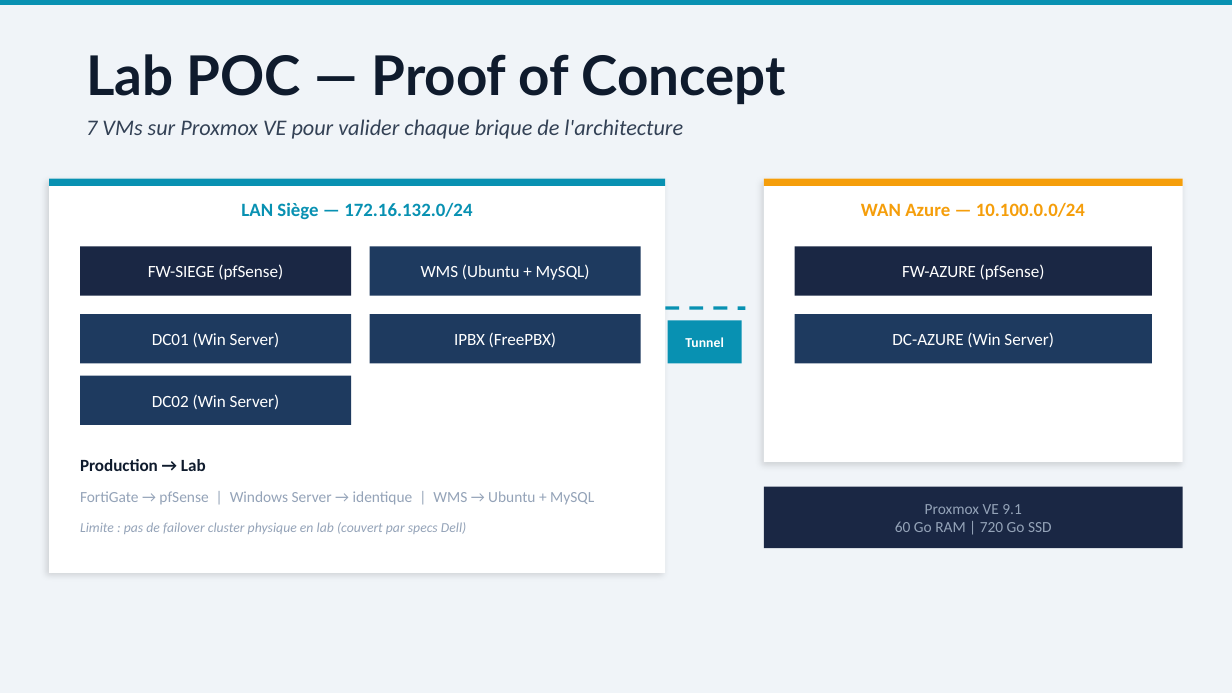
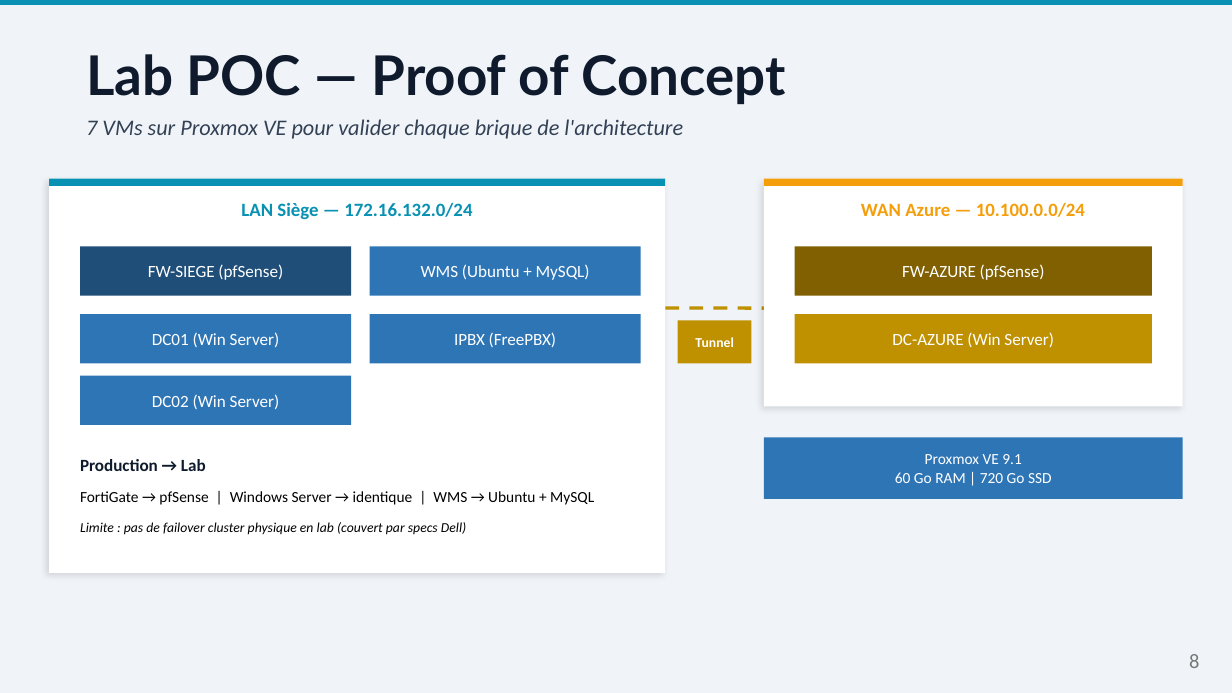
Before and after one commit to AnythingLegalConsidered/MSPR-NordTransit, a slide deck: slide 8 of docs/05-soutenance/MSPR_NordTransit_Presentation.pptx. Drawn at 1232x693 pixels with LibreOffice and Linux fonts; fonts in the diff are those of the drawing. Boxes give left, top, right and bottom in pixels: in the first picture for what was removed or moved away, otherwise in the second. Text is boxed around its words. In the diff, an @@ line names an element or a change of style, - is before the commit and + after.

```diff
--- a/docs/05-soutenance/MSPR_NordTransit_Presentation.pptx
+++ b/docs/05-soutenance/MSPR_NordTransit_Presentation.pptx
@@ rectangle: place and size @@
-rectangle at bbox=[764, 179, 1183, 462]
+rectangle at bbox=[764, 179, 1183, 407]
@@ rectangle at bbox=[80, 246, 351, 296]: fill #1A2744 to #1F4E79 @@
@@ rectangle at bbox=[795, 246, 1152, 296]: fill #1A2744 to #806000 @@
@@ fill #1E3A5F to #2E75B6 in 4 elements at bbox=[80, 314, 351, 363], bbox=[80, 376, 351, 425], bbox=[370, 246, 641, 296], bbox=[370, 314, 641, 363] @@
@@ line moved from (665, 308) - (745, 308) to (665, 308) - (764, 308) @@
@@ line (665, 308) - (764, 308): stroke #0891B2 2 pt dashed to #BF9000 2 pt dashed @@
@@ text "Tunnel": place and size @@
-text "Tunnel" at bbox=[685, 337, 723, 347]
+text "Tunnel" at bbox=[695, 337, 733, 347]
@@ rectangle: place and size @@
-rectangle at bbox=[668, 320, 742, 363]
+rectangle at bbox=[678, 320, 752, 363]
@@ rectangle at bbox=[678, 320, 752, 363]: fill #0891B2 to #BF9000 @@
@@ rectangle at bbox=[795, 314, 1152, 363]: fill #1E3A5F to #BF9000 @@
@@ text "Proxmox VE 9.1": place and size @@
-text "Proxmox VE 9.1" at bbox=[895, 504, 1052, 532]
+text "Proxmox VE 9.1" at bbox=[895, 454, 1052, 483]
@@ rectangle: place and size @@
-rectangle at bbox=[764, 487, 1183, 548]
+rectangle at bbox=[764, 437, 1183, 499]
@@ text "Proxmox VE 9.1" at bbox=[895, 454, 1052, 483]: text colour #94A3B8 to #FFFFFF @@
@@ rectangle at bbox=[764, 437, 1183, 499]: fill #1A2744 to #2E75B6 @@
@@ text "FortiGate → pfSense | Windows ..." at bbox=[80, 491, 594, 505]: text colour #94A3B8 to #000000 @@
@@ text "Limite : pas de failover ..." at bbox=[80, 522, 466, 535]: text colour #94A3B8 to #000000 @@
@@ page number added at bbox=[1189, 654, 1199, 668], 12 pt, text #797979 @@
+8
```
Also in this commit, not shown: 11 other slides changed, 16 other files.
